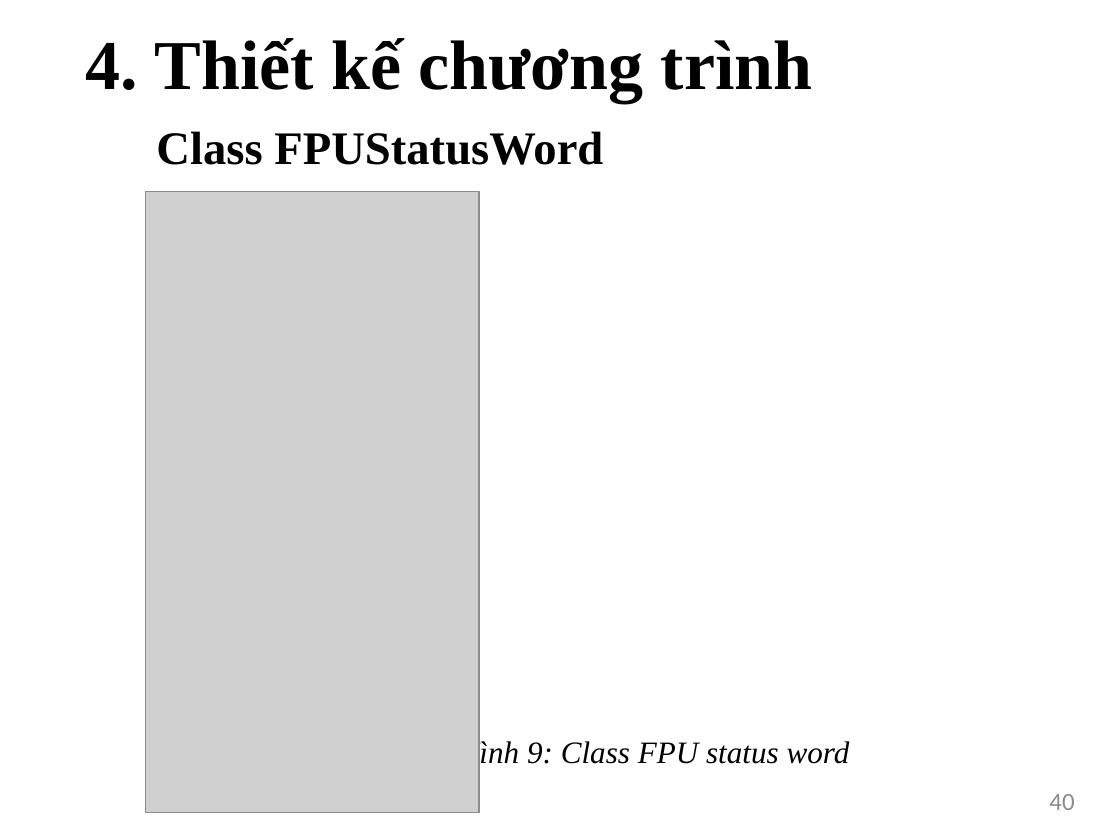
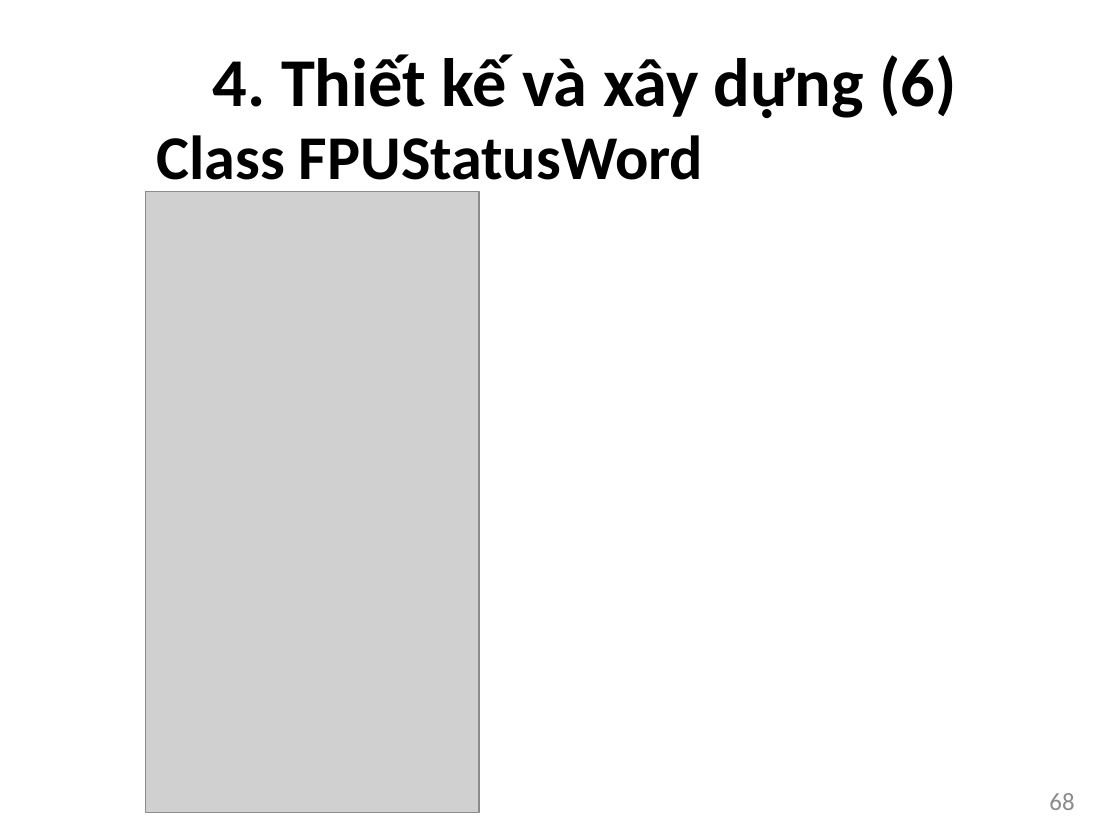
Before and after one commit to bntam/LVTN, a slide deck: slide 68 of Slide/Slide.pptx (slide 40 before the commit). Drawn at 1120x840 pixels with LibreOffice and Linux fonts; fonts in the diff are those of the drawing; grey boxes stand for pictures. Boxes give left, top, right and bottom in pixels: in the first picture for what was removed or moved away, otherwise in the second. Text is boxed around its words. In the diff, an @@ line names an element or a change of style, - is before the commit and + after.

```diff
--- a/Slide/Slide.pptx
+++ b/Slide/Slide.pptx
@@ text removed at (86, 38, 813, 103) @@
-4. Thiết kế chương trình
@@ title added at (213, 54, 956, 119), 44 pt, text #000000, bold @@
+4. Thiết kế và xây dựng (6)
@@ text "Class FPUStatusWord" at (156, 135, 703, 194): size 30 to 40 pt, font Times New Roman to Calibri @@
@@ text removed at (457, 739, 850, 769) @@
-Hình 9: Class FPU status word
@@ page number at (1049, 793, 1074, 810): text changed @@
-40
+68
```
Also in this commit, not shown: 50 other slides changed, 44 slides added, 2 slides removed.
